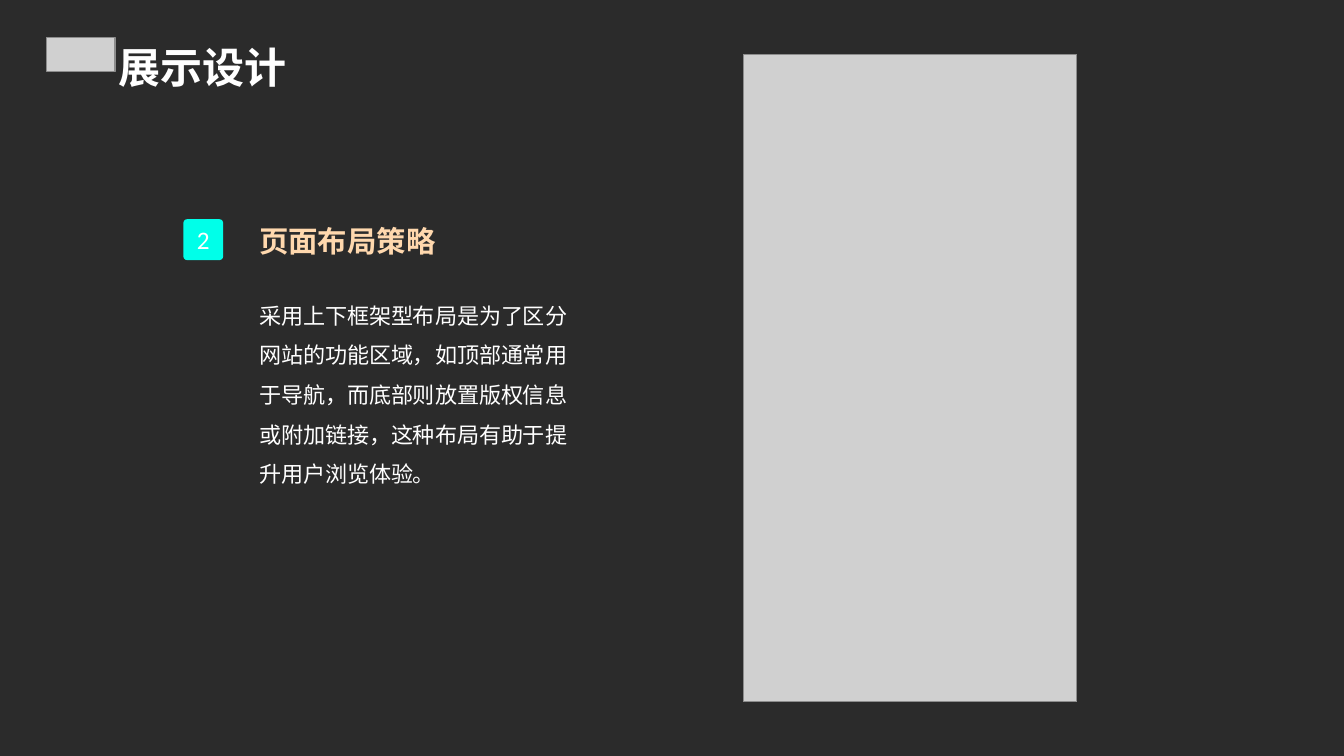
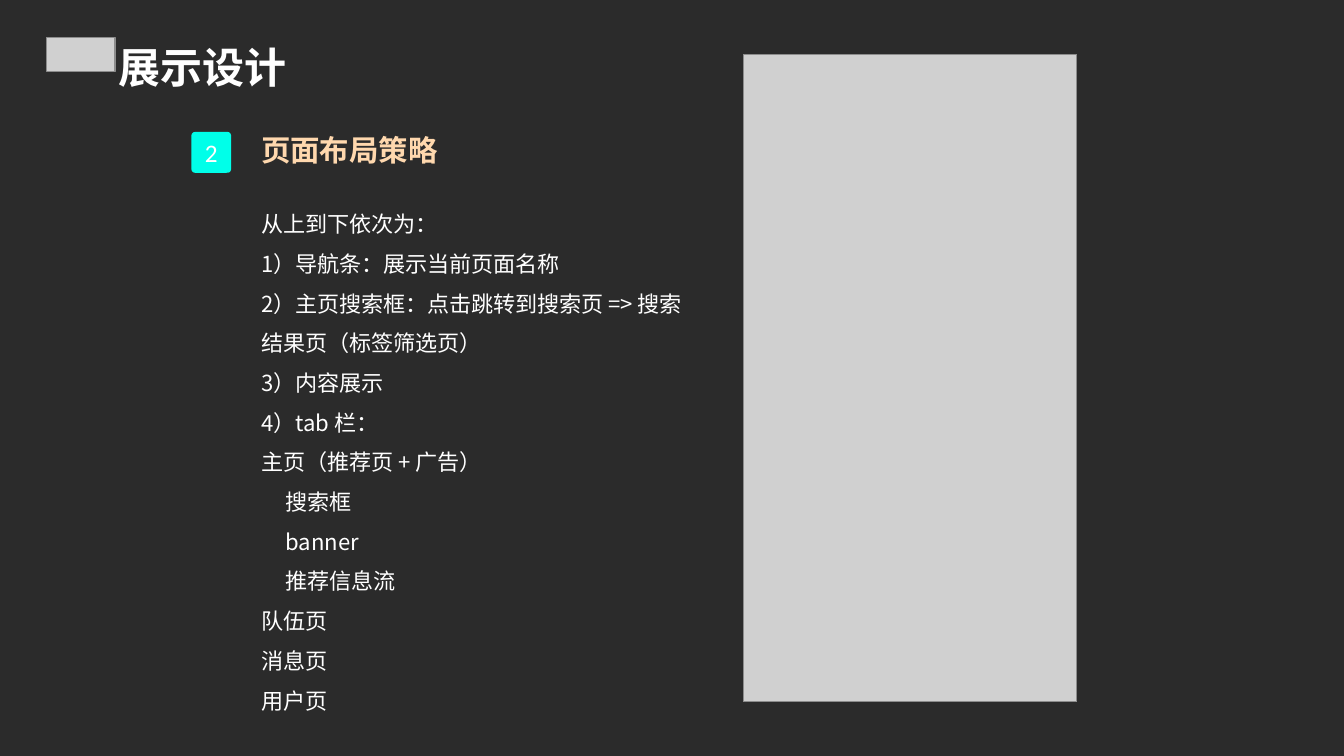
Before and after one commit to huo65/XD_XiDa, a slide deck: slide 28 of XD嘻搭——大学生创新社交平台项目.pptx. Drawn at 1344x756 pixels with LibreOffice and Linux fonts; fonts in the diff are those of the drawing; grey boxes stand for pictures; background and template pictures are left out; a plain dark background stands for a picture behind light text. Boxes give left, top, right and bottom in pixels: in the first picture for what was removed or moved away, otherwise in the second. Text is boxed around its words. In the diff, an @@ line names an element or a change of style, - is before the commit and + after.

```diff
--- a/XD嘻搭——大学生创新社交平台项目.pptx
+++ b/XD嘻搭——大学生创新社交平台项目.pptx
@@ rounded rectangle "2": place and size @@
-rounded rectangle "2" at (184,220,223,261)
+rounded rectangle "2" at (192,132,231,173)
@@ text "页面布局策略": place and size @@
-text "页面布局策略" at (259,227,567,484)
+text "页面布局策略" at (261,136,682,711)
@@ text at (261,213,682,711): text changed @@
-采用上下框架型布局是为了区分网站的功能区域，如顶部通常用于导航，而底部则放置版权信息或附加链接，这种布局有助于提升用户浏览体验。
+从上到下依次为：
+1）导航条：展示当前页面名称
+2）主页搜索框：点击跳转到搜索页 => 搜索结果页（标签筛选页）
+3）内容展示
+4）tab 栏：
+主页（推荐页 + 广告）
+搜索框
+banner
+推荐信息流
+队伍页
+消息页
+用户页
```
Also in this commit, not shown: 5 other slides changed, 1 other file.
